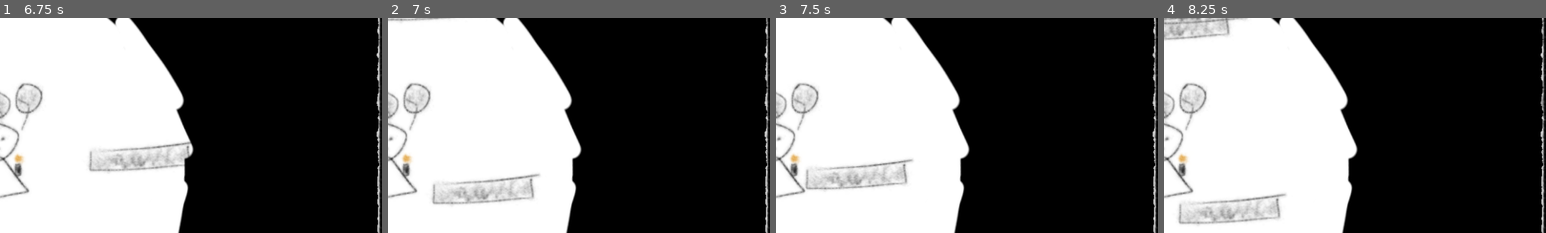
Above: before the commit, frames 1-4 (left to right).
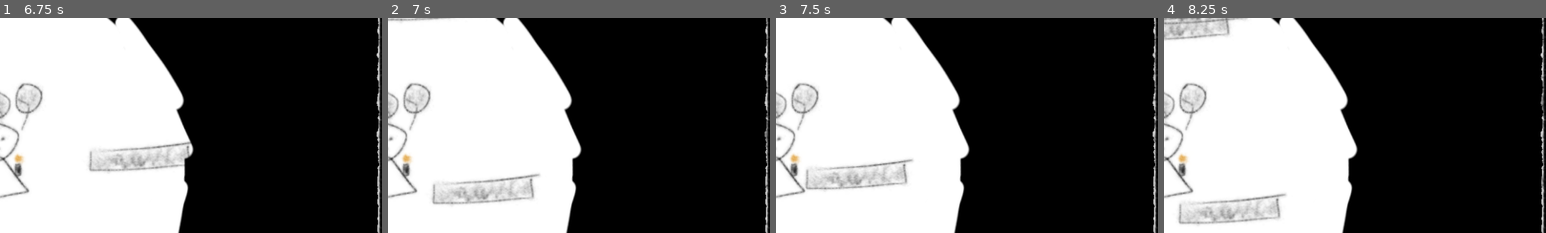
Above: after the commit, the same moments.

Repository: jdcalvelli/prototype-studio-prompt-8
Game: Godot game, scene res://scenes/game_scene.tscn
Same seed, same stepped clock (60 frames per second), same inputs: the game is played once before the commit and once after it.
Inputs:
- Up to frame 1 (6.75 s): tap Enter at 0.5 s; hold D (right) 0.53-2.03 s; tap Space (jump) at 0.77, 1.52, 3.02, 3.77, 4.52, 6.02 s; hold A (left) 2.03-4.28 s; hold D (right) from 4.28 s (still down)
- Up to frame 2 (7 s): keep holding D (right); tap Space (jump) at 6.77 s
- Up to frame 3 (7.5 s): keep holding D (right)
- Up to frame 4 (8.25 s): tap Space (jump) at 7.52 s; release D (right) at 8.03 s; hold A (left) from 8.03 s (still down)
The pictures show only the part of the screen within x 50-100%, y 17-67%; the shares and areas given below are measured in that part.

Frame 1 is identical in both runs. In frame 2, less than 0.1% of the frame differs, in the area x 98-100%, y 45-97%; in frame 3, less than 0.1%; in frame 4, less than 0.1%.

Commit message:
adding basic enemy ai

Diff:
--- a/prefabs/balloons.tscn
+++ b/prefabs/balloons.tscn
@@ -23,7 +23,7 @@
 }]
 
 [sub_resource type="RectangleShape2D" id="RectangleShape2D_rxypr"]
-size = Vector2(139, 10)
+size = Vector2(139, 31)
 
 [node name="Balloons" type="Area2D"]
 position = Vector2(0, -87)
@@ -33,5 +33,5 @@
 sprite_frames = SubResource("SpriteFrames_2hepl")
 
 [node name="CollisionShape2D" type="CollisionShape2D" parent="."]
-position = Vector2(0.5, -40)
+position = Vector2(0.5, -29.5)
 shape = SubResource("RectangleShape2D_rxypr")
--- a/prefabs/enemy.tscn
+++ b/prefabs/enemy.tscn
@@ -6,6 +6,9 @@
 
 [sub_resource type="RectangleShape2D" id="RectangleShape2D_nd8w3"]
 size = Vector2(99, 131)
+
+[sub_resource type="CircleShape2D" id="CircleShape2D_lscei"]
+radius = 157.003
 
 [node name="Enemy" type="CharacterBody2D"]
 position = Vector2(145, 0)
@@ -20,3 +23,13 @@
 
 [node name="Balloons" parent="." instance=ExtResource("3_64pbj")]
 position = Vector2(2.08165e-12, -75)
+adversaryName = "Player"
+
+[node name="Timer" type="Timer" parent="."]
+wait_time = 0.5
+autostart = true
+
+[node name="ChaseDefiner" type="Area2D" parent="."]
+
+[node name="CollisionShape2D" type="CollisionShape2D" parent="ChaseDefiner"]
+shape = SubResource("CircleShape2D_lscei")
--- a/prefabs/player.tscn
+++ b/prefabs/player.tscn
@@ -23,6 +23,7 @@
 
 [node name="Balloons" parent="." instance=ExtResource("3_dom84")]
 position = Vector2(2.08165e-12, -75)
+adversaryName = "Enemy"
 
 [node name="Camera2D" type="Camera2D" parent="."]
 
--- a/scenes/game_scene.tscn
+++ b/scenes/game_scene.tscn
@@ -1,8 +1,9 @@
-[gd_scene load_steps=7 format=3 uid="uid://dlmxwh0hiakys"]
+[gd_scene load_steps=8 format=3 uid="uid://dlmxwh0hiakys"]
 
 [ext_resource type="Texture2D" uid="uid://b06qwkolvwf3r" path="res://assets/images/Background.PNG" id="1_j6u4x"]
 [ext_resource type="Script" path="res://scripts/game_scene.gd" id="1_jku7w"]
 [ext_resource type="PackedScene" uid="uid://dxvv53y02m1h6" path="res://prefabs/player.tscn" id="2_dqse8"]
+[ext_resource type="PackedScene" uid="uid://b0wqik3tv0yb7" path="res://prefabs/enemy.tscn" id="3_f1hlp"]
 [ext_resource type="PackedScene" uid="uid://dengcjie0nggh" path="res://prefabs/candle_platform.tscn" id="4_mtj7p"]
 [ext_resource type="PackedScene" uid="uid://dfqpjb4j21j68" path="res://prefabs/finish_platform.tscn" id="5_pihut"]
 [ext_resource type="PackedScene" uid="uid://jeitvb2uk5jy" path="res://prefabs/platform.tscn" id="7_yc76j"]
@@ -16,6 +17,9 @@
 
 [node name="Player" parent="." instance=ExtResource("2_dqse8")]
 
+[node name="Enemy" parent="." instance=ExtResource("3_f1hlp")]
+position = Vector2(1311, 0)
+
 [node name="Platform" parent="." instance=ExtResource("7_yc76j")]
 position = Vector2(8, 102)
 
--- a/scripts/Enemy.gd
+++ b/scripts/Enemy.gd
@@ -7,12 +7,52 @@
 # Get the gravity from the project settings to be synced with RigidBody nodes.
 var gravity = ProjectSettings.get_setting("physics/2d/default_gravity")
 
+# ai states
+enum AIStates {
+	IDLE,
+	CHASE,
+}
+
+var currentState:AIStates = AIStates.IDLE
+var shouldFall:bool = false
+var playerDirection:Vector2
+
+func _ready():
+	$Timer.timeout.connect(
+		# this is super long it shouldnt be lambda
+		func():
+			match currentState:
+				AIStates.IDLE:
+					if position.y > 600:
+						shouldFall = true
+					elif position.y < -600:
+						shouldFall = false
+					if !shouldFall:
+						velocity.y = JUMP_VELOCITY
+				AIStates.CHASE:
+					velocity = (JUMP_VELOCITY / 2) * -playerDirection * Vector2(1, 5)
+	)
+
+	$ChaseDefiner.body_entered.connect(
+		func(body:Node2D):
+			if body.name == "Player":
+				currentState = AIStates.CHASE
+				playerDirection = position.direction_to(body.position)
+	)
+
+	$ChaseDefiner.body_exited.connect(
+		func(body:Node2D):
+			if body.name == "Player":
+				currentState = AIStates.IDLE
+	)
+
 func _physics_process(delta):
 	# Add the gravity.
 	if not is_on_floor():
 		velocity.y += gravity * delta
 
 	if $Balloons.numBalloons <= 0:
+		$Timer.stop()
 		$CollisionShape2D.disabled = true
 
 	move_and_slide()
--- a/scripts/balloons.gd
+++ b/scripts/balloons.gd
@@ -1,5 +1,6 @@
 extends Area2D
 
+@export var adversaryName:String
 var numBalloons:int = 3
 
 func _ready():
@@ -7,7 +8,7 @@
 	self.body_entered.connect(_on_balloon_entered)
 
 func _on_balloon_entered(body:Node2D):
-	if body.name == "Enemy" || body.name.contains("Platform"):
+	if body.name == adversaryName || body.name.contains("Platform"):
 		numBalloons -= 1
 		# print(numBalloons)
 		# change sprite to be one with less balloons
Not shown: 1 places in prefabs/enemy.tscn that only renumber resources
